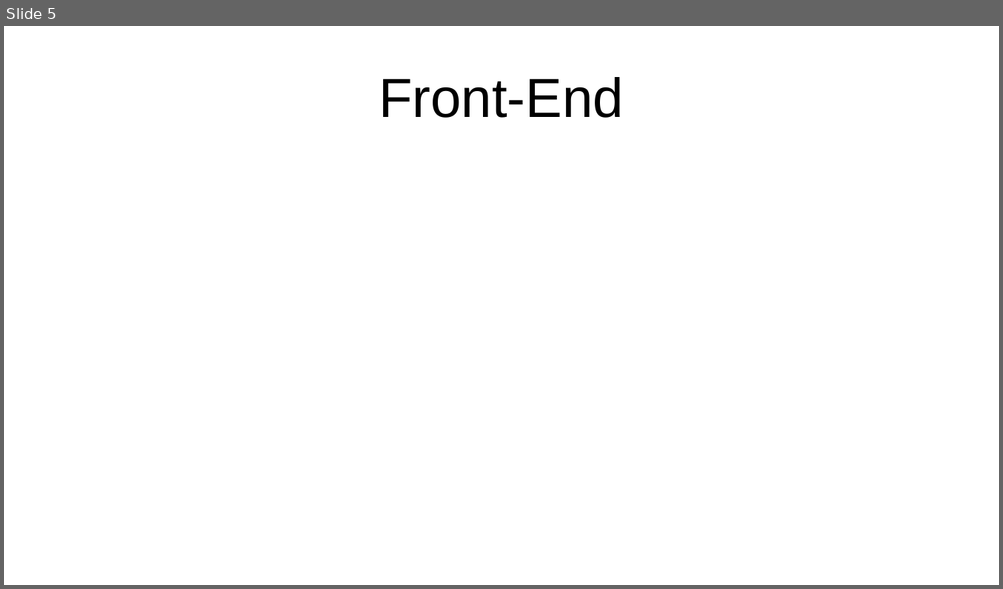
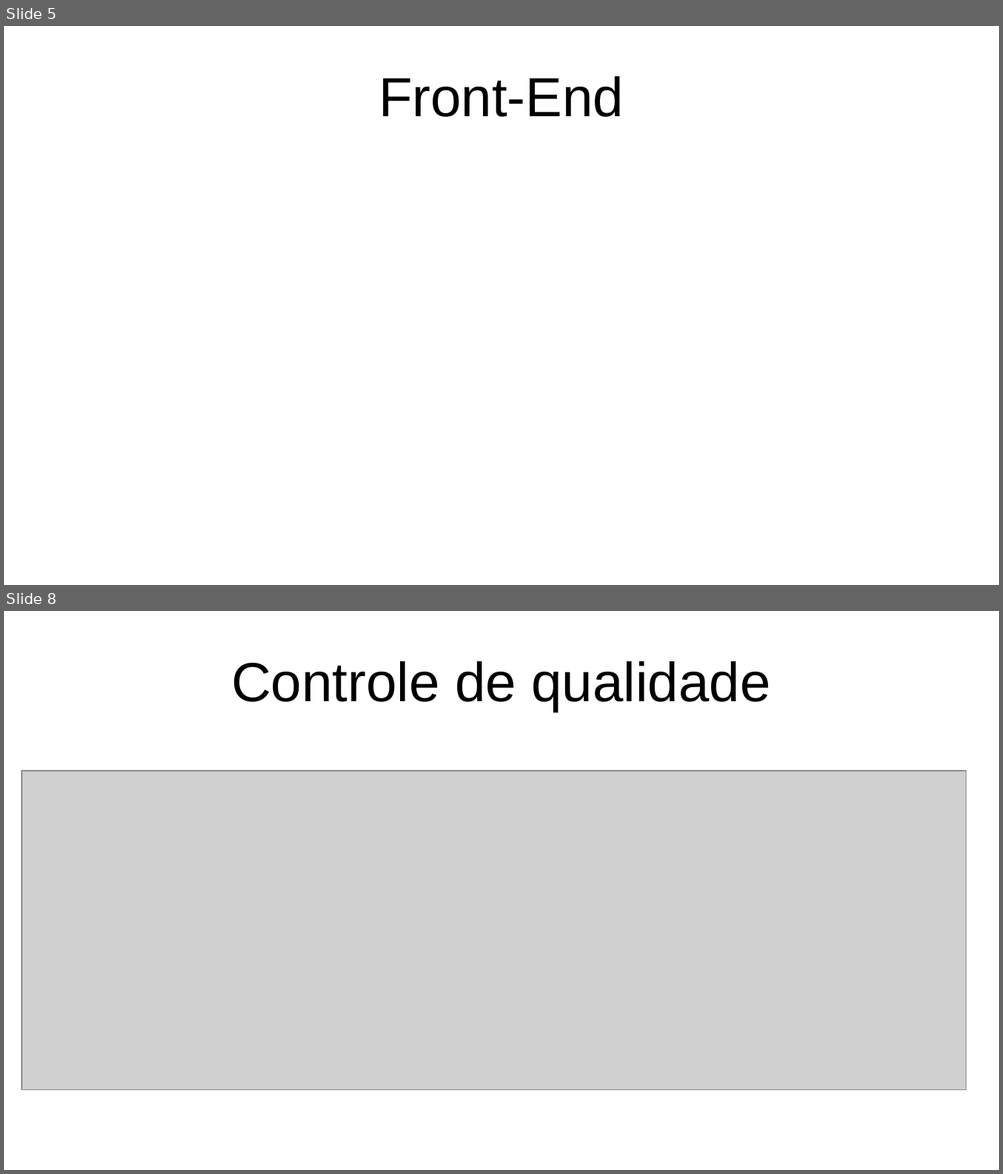
Before and after one commit to TR0NZ0D/Brazil-Career-Hub, a slide deck: Files/TCC - Final/Apresentacao_Final.pptx. Shown one above the other, each under a label of ours: slide 5 before the commit, slides 5 and 8 after it; the slides between them are not shown. The pictures are 1003x589 and 1003x1174 pixels, drawn with LibreOffice and Linux fonts; fonts in the diff are those of the drawing; grey boxes stand for pictures. Boxes give left, top, right and bottom in pixels: in the first picture for what was removed or moved away, otherwise in the second. Text is boxed around its words. In the diff, an @@ line names an element or a change of style, - is before the commit and + after.

```diff
--- a/Files/TCC - Final/Apresentacao_Final.pptx
+++ b/Files/TCC - Final/Apresentacao_Final.pptx
@@ slide 8 added at (4, 611, 999, 1170), background #FFFFFF @@
@@ title added at (231, 661, 771, 712), 44 pt, text #000000 @@
+Controle de qualidade
@@ picture added at (22, 771, 966, 1091) @@
```
Also in this commit, not shown: 2 slides changed, 5 other slides added, 6 slides removed, 3 other files.
